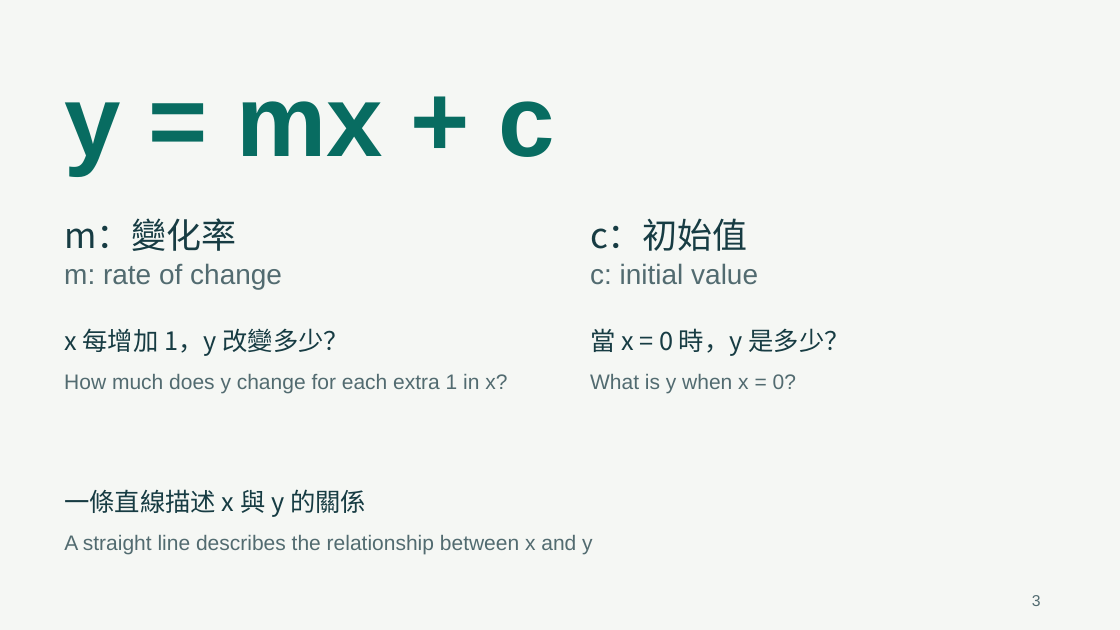
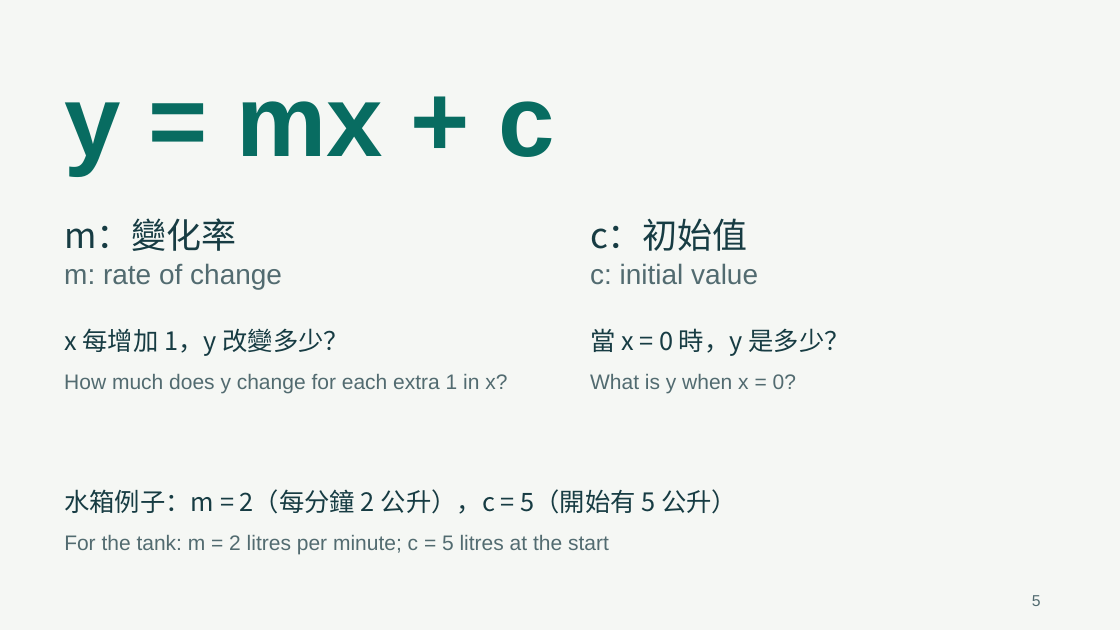
Before and after one commit to GordanY/f2-linear-regression, a slide deck: slide 5 of teacher-slides.pptx (slide 3 before the commit). Drawn at 1120x630 pixels with LibreOffice and Linux fonts; fonts in the diff are those of the drawing. Boxes give left, top, right and bottom in pixels: in the first picture for what was removed or moved away, otherwise in the second. Text is boxed around its words. In the diff, an @@ line names an element or a change of style, - is before the commit and + after.

```diff
--- a/teacher-slides.pptx
+++ b/teacher-slides.pptx
@@ text at bbox=[64, 489, 737, 514]: text changed @@
-一條直線描述 x 與 y 的關係
+水箱例子：m = 2（每分鐘 2 公升），c = 5（開始有 5 公升）
@@ text at bbox=[64, 535, 609, 554]: text changed @@
-A straight line describes the relationship between x and y
+For the tank: m = 2 litres per minute; c = 5 litres at the start
@@ text at bbox=[1032, 595, 1041, 606]: text changed @@
-3
+5
```
Also in this commit, not shown: 9 other slides changed, 13 other files.
